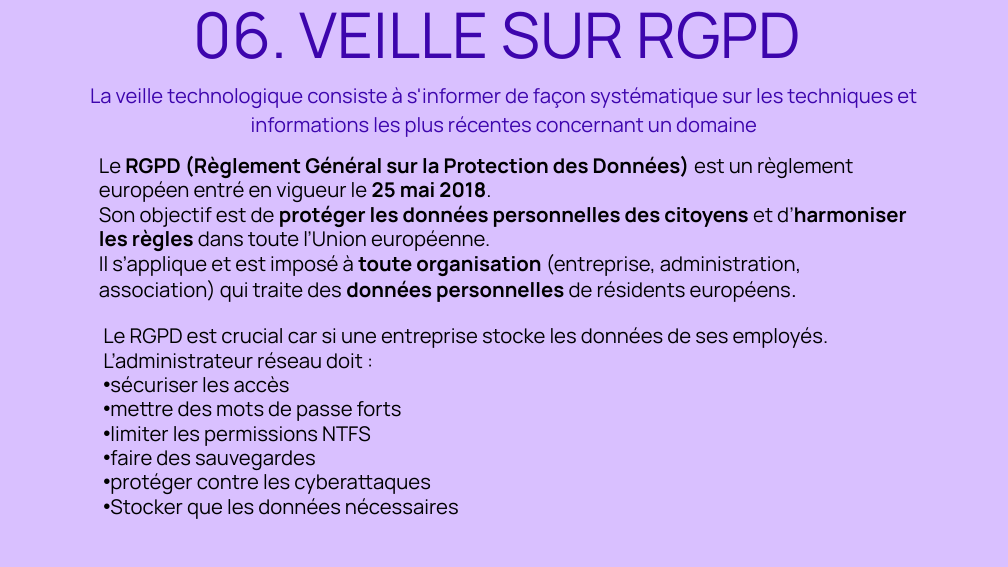
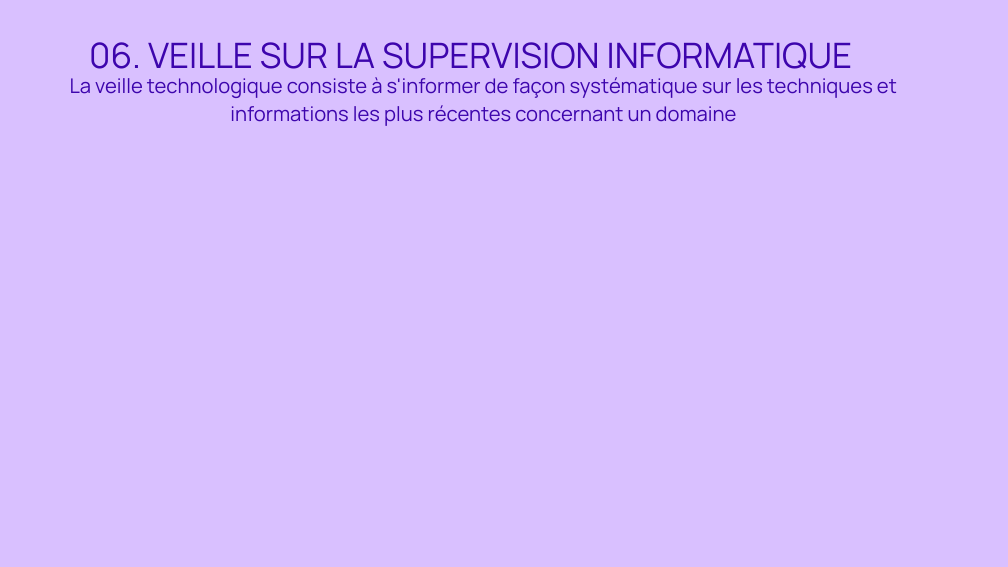
Before and after one commit to adamopendel/portfolio, a slide deck: slide 12 of Parcours_de_professionnalisation_E5_diapo.pptx. Drawn at 1008x567 pixels with LibreOffice and Linux fonts; fonts in the diff are those of the drawing. Boxes give left, top, right and bottom in pixels: in the first picture for what was removed or moved away, otherwise in the second. Text is boxed around its words. In the diff, an @@ line names an element or a change of style, - is before the commit and + after.

```diff
--- a/Parcours_de_professionnalisation_E5_diapo.pptx
+++ b/Parcours_de_professionnalisation_E5_diapo.pptx
@@ text at (89,42,852,78): text changed; size 90 to 50 pt @@
-06. VEILLE SUR RGPD
+06. VEILLE SUR LA SUPERVISION INFORMATIQUE
@@ text "La veille technologique consiste à ...": place and size @@
-text "La veille technologique consiste à ..." at (90,87,917,137)
+text "La veille technologique consiste à ..." at (70,77,897,126)
@@ text removed at (99,156,906,302) @@
-Le RGPD (Règlement Général sur la Protection des Données) est un règlement européen entré en vigueur le 25 mai 2018.
-Son objectif est de protéger les données personnelles des citoyens et d’harmoniser les règles dans toute l’Union européenne.
-Il s’applique et est imposé à toute organisation (entreprise, administration, association) qui traite des données personnelles de résidents européens.
@@ text removed at (103,327,829,519) @@
-Le RGPD est crucial car si une entreprise stocke les données de ses employés.
-L’administrateur réseau doit :
-• sécuriser les accès
-• mettre des mots de passe forts
-• limiter les permissions NTFS
-• faire des sauvegardes
-• protéger contre les cyberattaques
-• Stocker que les données nécessaires
```
Also in this commit, not shown: 4 other slides changed, 1 slide added, 1 slide removed, 11 other files.
